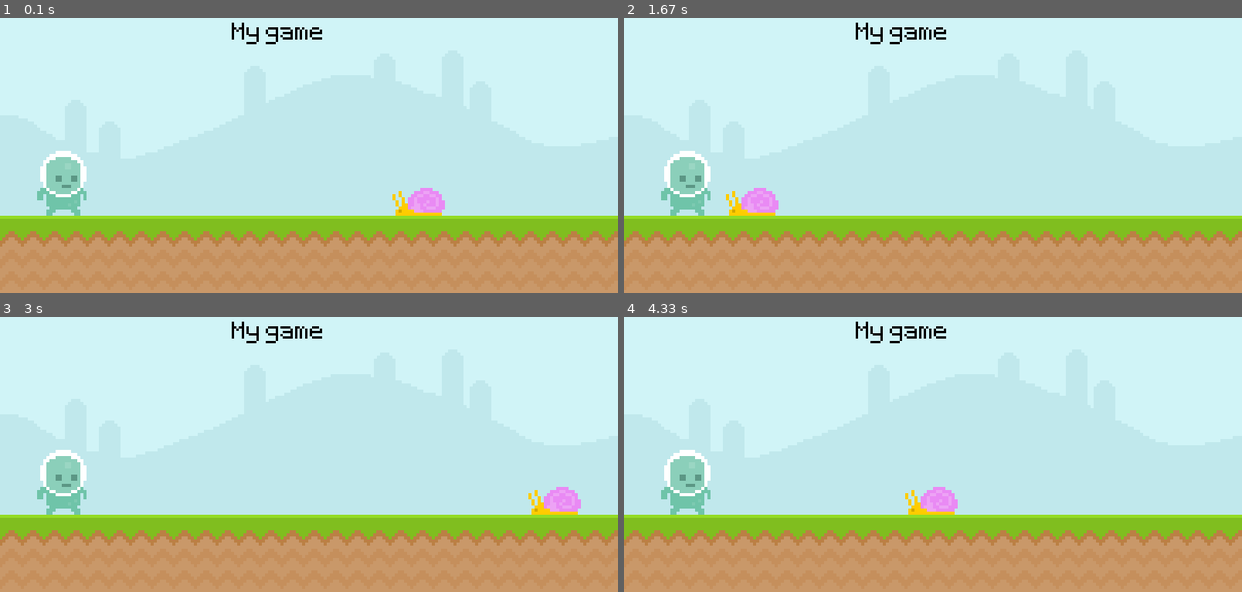
Above: before the commit, frames 1-4 (two rows, left to right).
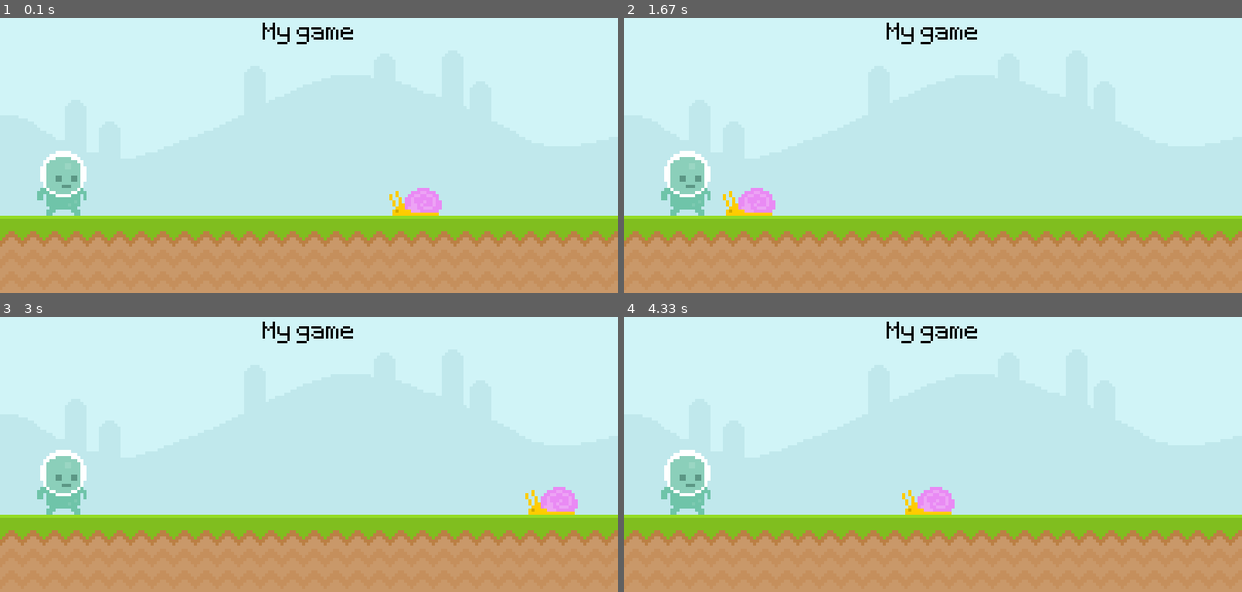
Above: after the commit, the same moments.

Repository: ohdana/The-ultimate-introduction-to-Pygame
Game: pygame game, started from runner.py
Same seed, same stepped clock (60 frames per second), same inputs: the game is played once before the commit and once after it.
Inputs:
- Up to frame 1 (0.1 s): no input
- Up to frame 2 (1.67 s): no input
- Up to frame 3 (3 s): no input
- Up to frame 4 (4.33 s): no input

The runs differ from the first frame. In frame 1, 0.9% of the frame differs, in the area x 37-72%, y 1-72%; in frame 2, 0.9%; in frame 3, 0.9%; in frame 4, 0.9%.

Commit message:
Position the score in the centre

Diff:
--- a/runner.py
+++ b/runner.py
@@ -9,11 +9,13 @@
 screen = pygame.display.set_mode(screen_size)
 pygame.display.set_caption('Runner')
 clock = pygame.time.Clock()
-test_font = pygame.font.Font('font/pixeltype.ttf', font_size)
+font = pygame.font.Font('font/pixeltype.ttf', font_size)
 
-sky_surface = pygame.image.load('graphics/sky.png').convert()
-ground_surface = pygame.image.load('graphics/ground.png').convert()
-text_surface = test_font.render('My game', False, 'Black')
+sky_surf = pygame.image.load('graphics/sky.png').convert()
+ground_surf = pygame.image.load('graphics/ground.png').convert()
+
+score_surf = font.render('My game', False, 'Black')
+score_rect = score_surf.get_rect(midtop = (400, 50))
 
 snail_surf = pygame.image.load('graphics/snail/snail1.png').convert_alpha()
 snail_rect = snail_surf.get_rect(bottomright = (600, 300))
@@ -27,12 +29,13 @@
             pygame.quit()
             exit()
 
-    screen.blit(sky_surface, (0, 0))
-    screen.blit(ground_surface, (0, 300))
-    screen.blit(text_surface, (300, 50))
+    screen.blit(sky_surf, (0, 0))
+    screen.blit(ground_surf, (0, 300))
+    screen.blit(score_surf, score_rect)
+    snail_rect.x -= 4
+    if snail_rect.right <= 0: snail_rect.left = 800
     screen.blit(snail_surf, snail_rect)
     screen.blit(player_surf, player_rect)
-    snail_rect.x -= 4
-    if snail_rect.right <= 0: snail_rect.left = 800
+
     pygame.display.update()
     clock.tick(fps)
